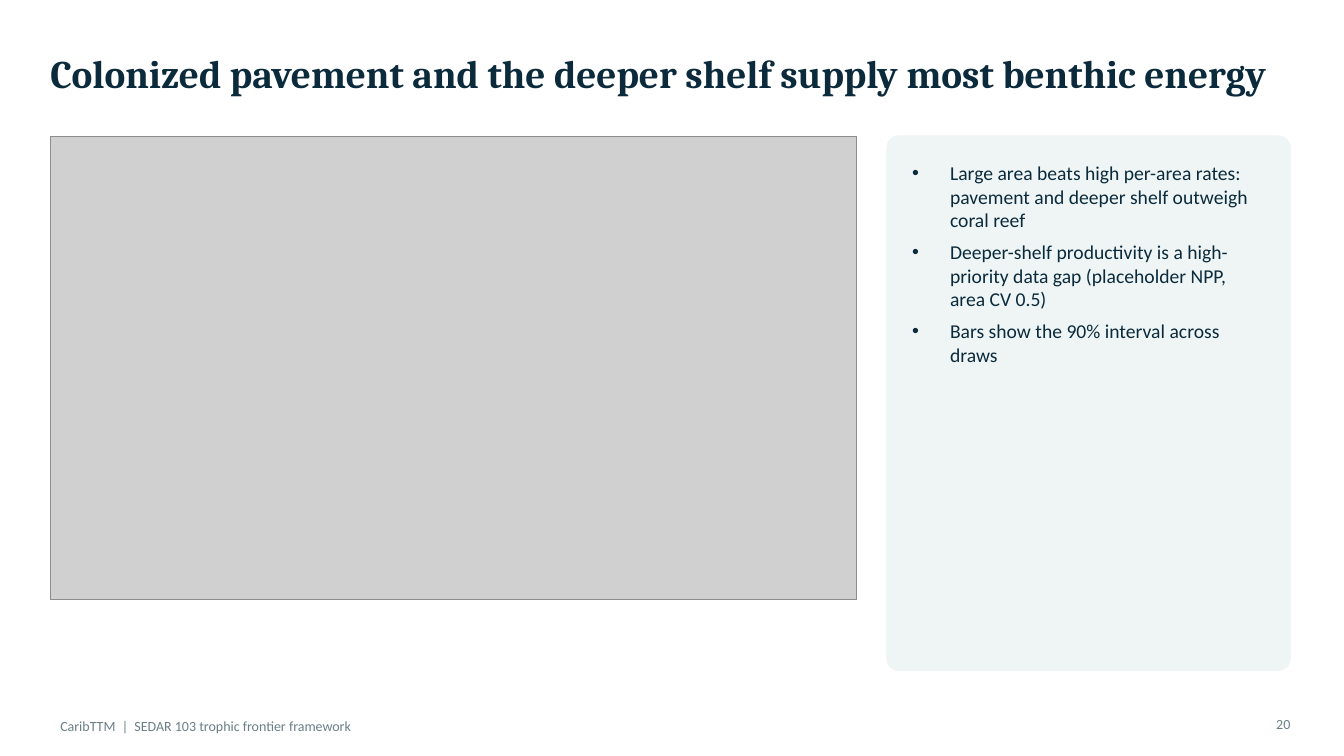
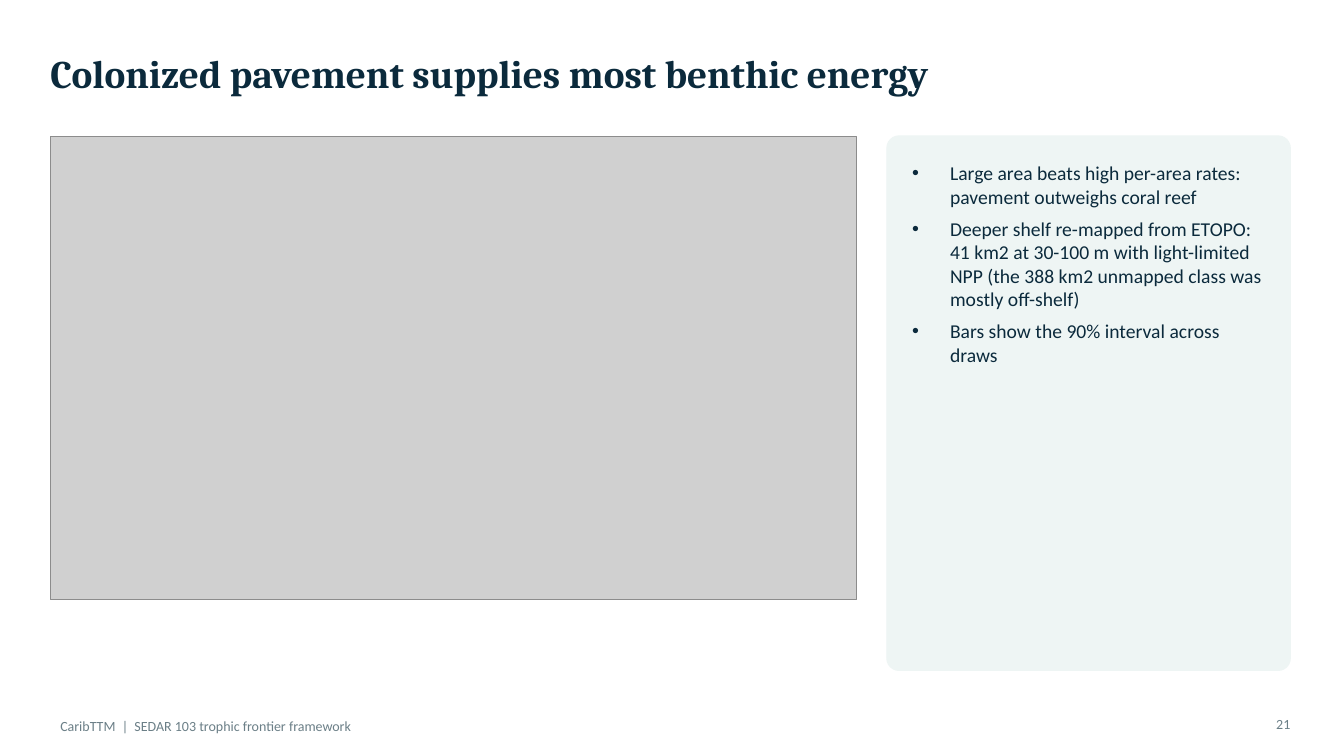
Before and after one commit to mattwoodstock/CaribTrophicTransfer, a slide deck: slide 21 of docs/presentation/CaribTTM_StCroix_Trap.pptx (slide 20 before the commit). Drawn at 1344x756 pixels with LibreOffice and Linux fonts; fonts in the diff are those of the drawing; grey boxes stand for pictures. Boxes give left, top, right and bottom in pixels: in the first picture for what was removed or moved away, otherwise in the second. Text is boxed around its words. In the diff, an @@ line names an element or a change of style, - is before the commit and + after.

```diff
--- a/docs/presentation/CaribTTM_StCroix_Trap.pptx
+++ b/docs/presentation/CaribTTM_StCroix_Trap.pptx
@@ title at (50,60,929,97): text changed @@
-Colonized pavement and the deeper shelf supply most benthic energy
+Colonized pavement supplies most benthic energy
@@ text at (950,166,1261,309): text changed @@
-• Large area beats high per-area rates: pavement and deeper shelf outweigh coral reef
-• Deeper-shelf productivity is a high-priority data gap (placeholder NPP, area CV 0.5)
+• Large area beats high per-area rates: pavement outweighs coral reef
+• Deeper shelf re-mapped from ETOPO: 41 km2 at 30-100 m with light-limited NPP (the 388 km2 unmapped class was mostly off-shelf)
@@ page number at (1276,720,1290,729): text changed @@
-20
+21
```
Also in this commit, not shown: 11 other slides changed, 6 slides added, 1 other file.
